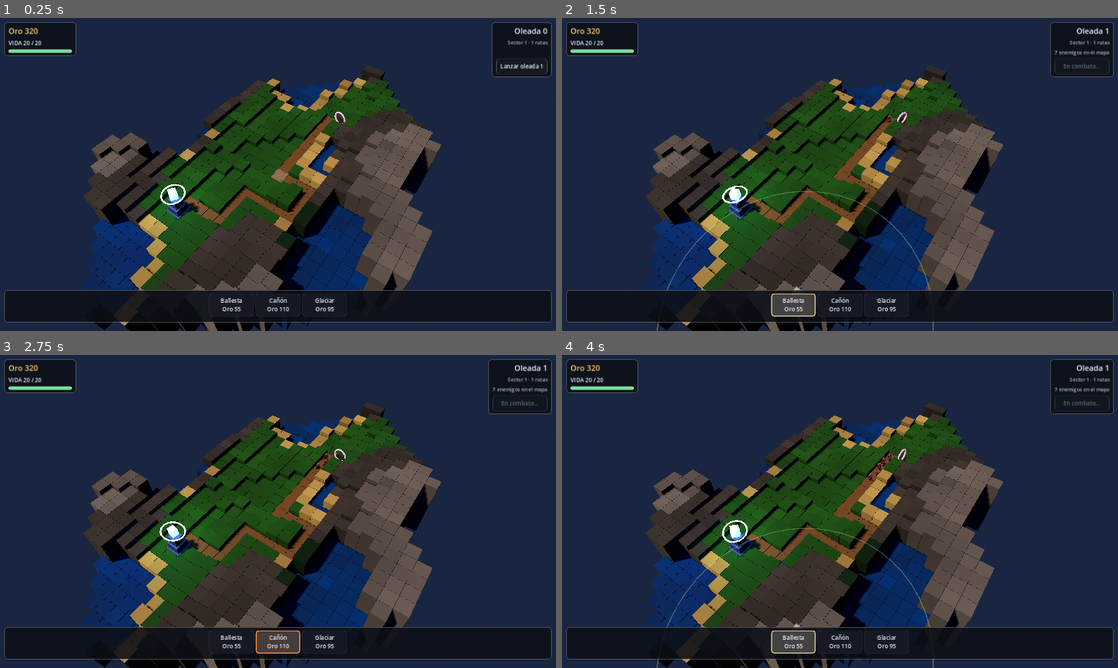
Above: before the commit, frames 1-4 (two rows, left to right).
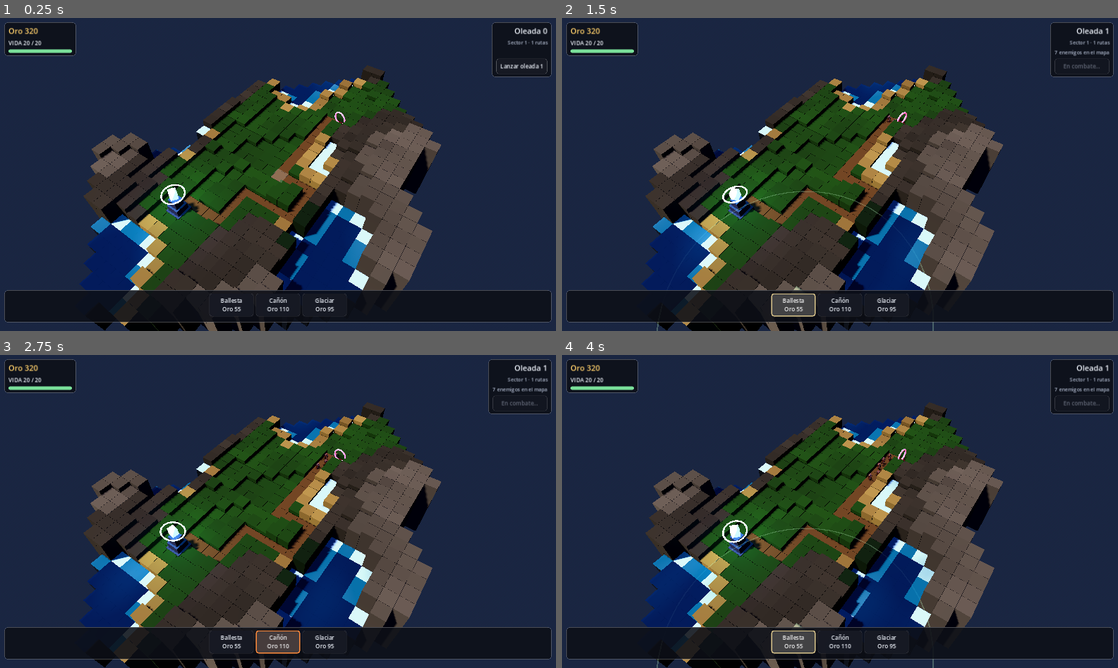
Above: after the commit, the same moments.

Repository: Kikeme98/tower_defense
Game: Godot game, scene res://scenes/main.tscn
The game is run twice, just before and just after one commit, with the same random seed, the same clock (stepped at 60 frames per second) and the same inputs.
Inputs:
- Up to frame 1 (0.25 s): no input
- Up to frame 2 (1.5 s): click "Lanzar oleada 1" at 0.5 s; click "Ballesta Oro 55" at 1.25 s
- Up to frame 3 (2.75 s): click "Cañón Oro 110" at 2 s
- Up to frame 4 (4 s): click "Glaciar Oro 95" at 2.75 s; click "Ballesta Oro 55" at 3.5 s

The runs differ from the first frame. In frame 1, 2.7% of the frame differs, in the area x 14-68%, y 19-100%; in frame 2, 2.8%; in frame 3, 2.7%; in frame 4, 2.8%.

Commit message:
godot: lámina de agua con oleaje y espuma de orilla
Los lagos eran bloques azules planos. Ahora hay una superficie propia,
subdividida, con un shader que la ondula; los bloques del terreno siguen
debajo, oscurecidos, haciendo de fondo del lago, y la lámina translúcida los
deja ver. Eso es lo que da profundidad en vez de una tapa azul.

Una sola malla para todas las casillas de agua del mapa: ondular los bloques
del terreno uno a uno habría dejado costuras entre casilla y casilla, porque
cada cubo se deformaría por su cuenta. Y la ondulación se calcula en
coordenadas de mundo, no de la malla, para que las olas sean continuas de una
casilla a la siguiente en vez de reiniciarse en cada borde.

Tres ondas de longitudes y direcciones distintas: con una sola queda un
oleaje mecánico de libro de texto. La normal se deriva de la propia onda —sin
eso la superficie se mueve pero refleja como si fuese plana— y la línea de
espuma se modula con la ola, así sube y baja en vez de quedarse clavada en el
contorno del lago.

Co-Authored-By: Claude Opus 5 (1M context) <noreply@anthropic.com>

Diff:
--- a/godot/scripts/main.gd
+++ b/godot/scripts/main.gd
@@ -8,6 +8,7 @@
 
 const RunScript = preload("res://scripts/game/run.gd")
 const TerrainViewScript = preload("res://scripts/world/terrain_view.gd")
+const WaterViewScript = preload("res://scripts/world/water_view.gd")
 const EnemyViewScript = preload("res://scripts/enemy_view.gd")
 const BattleViewScript = preload("res://scripts/battle_view.gd")
 const TowerDefsScript = preload("res://scripts/game/tower_defs.gd")
@@ -20,6 +21,7 @@
 
 var run
 var terrain: Node3D
+var water
 var enemy_view
 var health_bars
 var fx_view
@@ -49,6 +51,8 @@
 
 	terrain = TerrainViewScript.new()
 	add_child(terrain)
+	water = WaterViewScript.new()
+	add_child(water)
 	enemy_view = EnemyViewScript.new()
 	add_child(enemy_view)
 	health_bars = HealthBarsScript.new()
@@ -234,6 +238,7 @@
 	if run.grid.version != _map_version:
 		_map_version = run.grid.version
 		terrain.build(run.grid)
+		water.build(run.grid)
 		markers.sync(run.map)
 		rig.frame(run.grid)
 
--- a/godot/scripts/world/terrain_view.gd
+++ b/godot/scripts/world/terrain_view.gd
@@ -96,6 +96,11 @@
 			var col: Color = (def["top"] as Color).srgb_to_linear()
 			# Variación por casilla y ligera pérdida de color con la altura.
 			var tint: float = c.tint * (1.0 - float(maxi(0, c.height)) * 0.012)
+			# Las casillas de agua son el fondo del lago, no el agua: la lámina
+			# va encima y es translúcida. Oscurecerlas es lo que da sensación de
+			# profundidad en vez de una tapa azul sobre otra.
+			if c.terrain == Grid.T.WATER:
+				tint *= 0.45
 			col = Color(col.r * tint, col.g * tint, col.b * tint, 1.0)
 			mm.set_instance_color(i, col)
 
--- /dev/null
+++ b/godot/scripts/world/water_view.gd
@@ -0,0 +1,137 @@
+class_name WaterView
+extends MeshInstance3D
+
+## Lámina de agua sobre los lagos.
+##
+## No son los bloques de terreno pintados de azul: es una superficie propia,
+## subdividida, con un shader que la ondula. Los bloques siguen ahí debajo,
+## oscurecidos, haciendo de fondo del lago; lo que se ve moverse es esta lámina.
+##
+## Se genera una sola malla con todas las casillas de agua del mapa. Ondular los
+## bloques del terreno uno a uno habría dejado costuras visibles entre casilla y
+## casilla, porque cada cubo se deformaría por su cuenta.
+##
+## La ondulación se calcula en coordenadas de mundo, no de la malla: así las olas
+## son continuas de una casilla a la siguiente y no se reinician en cada borde.
+
+## Subdivisiones por casilla. Con una sola, los vértices caen cada dos unidades
+## y las olas se ven como pliegues rectos.
+const SUB := 2
+
+const SHADER := """
+shader_type spatial;
+render_mode cull_disabled, depth_draw_opaque;
+
+uniform vec3 shallow_color : source_color = vec3(0.25, 0.62, 0.72);
+uniform vec3 deep_color : source_color = vec3(0.05, 0.19, 0.36);
+uniform vec3 foam_color : source_color = vec3(0.82, 0.93, 0.98);
+uniform float wave_height = 0.09;
+uniform float wave_speed = 0.9;
+
+varying float v_foam;
+varying float v_crest;
+
+// Tres ondas de direcciones y longitudes distintas. Con una sola queda un
+// oleaje mecánico de libro de texto; con tres, la superficie deja de tener
+// un patrón evidente.
+float waves(vec2 p, float t) {
+	float a = sin(p.x * 0.55 + t * 1.10) * 0.5;
+	float b = sin(p.y * 0.41 - t * 0.83) * 0.35;
+	float c = sin((p.x + p.y) * 0.28 + t * 0.62) * 0.28;
+	return a + b + c;
+}
+
+void vertex() {
+	// COLOR.r trae la cercanía a la orilla, calculada al generar la malla.
+	v_foam = COLOR.r;
+	vec3 world = (MODEL_MATRIX * vec4(VERTEX, 1.0)).xyz;
+	float t = TIME * wave_speed;
+	float h = waves(world.xz, t);
+	v_crest = h;
+	VERTEX.y += h * wave_height;
+
+	// Normal derivada de la propia onda: sin esto la lámina se mueve pero
+	// refleja como si fuese plana, y el oleaje no se nota.
+	float e = 0.35;
+	float dx = waves(world.xz + vec2(e, 0.0), t) - waves(world.xz - vec2(e, 0.0), t);
+	float dz = waves(world.xz + vec2(0.0, e), t) - waves(world.xz - vec2(0.0, e), t);
+	NORMAL = normalize(vec3(-dx * wave_height, 2.0 * e, -dz * wave_height));
+}
+
+void fragment() {
+	// Fresnel: de frente el agua es transparente y deja ver el fondo; de canto
+	// refleja el cielo. Es lo que la distingue de una superficie azul pintada.
+	float fresnel = pow(1.0 - clamp(dot(NORMAL, VIEW), 0.0, 1.0), 3.0);
+
+	vec3 base = mix(deep_color, shallow_color, clamp(v_foam * 1.4, 0.0, 1.0));
+	// Las crestas aclaran un poco: da relieve sin necesitar reflejos reales.
+	base += vec3(0.06) * clamp(v_crest, 0.0, 1.0);
+
+	// Espuma en la orilla, con la propia ola marcando el borde: así la línea de
+	// espuma sube y baja en vez de quedarse clavada en el contorno del lago.
+	float shore = clamp(v_foam + v_crest * 0.18, 0.0, 1.0);
+	float foam = smoothstep(0.62, 0.95, shore);
+
+	ALBEDO = mix(base, foam_color, foam);
+	ROUGHNESS = mix(0.08, 0.55, foam);
+	METALLIC = 0.0;
+	SPECULAR = 0.7;
+	RIM = fresnel * 0.6;
+	ALPHA = mix(0.82, 0.97, max(fresnel, foam));
+}
+"""
+
+
+func _ready() -> void:
+	var shader := Shader.new()
+	shader.code = SHADER
+	var mat := ShaderMaterial.new()
+	mat.shader = shader
+	# La transparencia deja ver el fondo del lago, que son los bloques del
+	# terreno oscurecidos. Sin ella el agua sería una tapa opaca.
+	mat.render_priority = 1
+	material_override = mat
+	cast_shadow = GeometryInstance3D.SHADOW_CASTING_SETTING_OFF
+
+
+## Reconstruye la lámina a partir de la rejilla. Se llama cuando el mapa cambia.
+func build(grid) -> void:
+	var st := SurfaceTool.new()
+	st.begin(Mesh.PRIMITIVE_TRIANGLES)
+	var any := false
+
+	for c in grid.cells.values():
+		if c.terrain != Grid.T.WATER:
+			continue
+		any = true
+		# Cercanía a la orilla por casilla: cuántos de sus cuatro vecinos no son
+		# agua. Es lo que alimenta la espuma y el color de poca profundidad.
+		var land := 0
+		for n in grid.neighbors(c.x, c.y):
+			if n.terrain != Grid.T.WATER:
+				land += 1
+		var shore: float = clampf(float(land) / 2.0, 0.0, 1.0)
+
+		# La lámina va justo por encima de la cara superior del bloque.
+		var y: float = c.wy + 0.34
+		var x0: float = c.wx - Grid.TILE * 0.5
+		var z0: float = c.wz - Grid.TILE * 0.5
+		var step: float = Grid.TILE / float(SUB)
+
+		for sx in SUB:
+			for sz in SUB:
+				var ax: float = x0 + float(sx) * step
+				var az: float = z0 + float(sz) * step
+				var quad := [
+					Vector3(ax, y, az),
+					Vector3(ax + step, y, az),
+					Vector3(ax + step, y, az + step),
+					Vector3(ax, y, az + step),
+				]
+				st.set_color(Color(shore, 0, 0))
+				for i in [0, 1, 2, 0, 2, 3]:
+					st.set_normal(Vector3.UP)
+					st.add_vertex(quad[i])
+
+	mesh = st.commit() if any else null
+	visible = any
